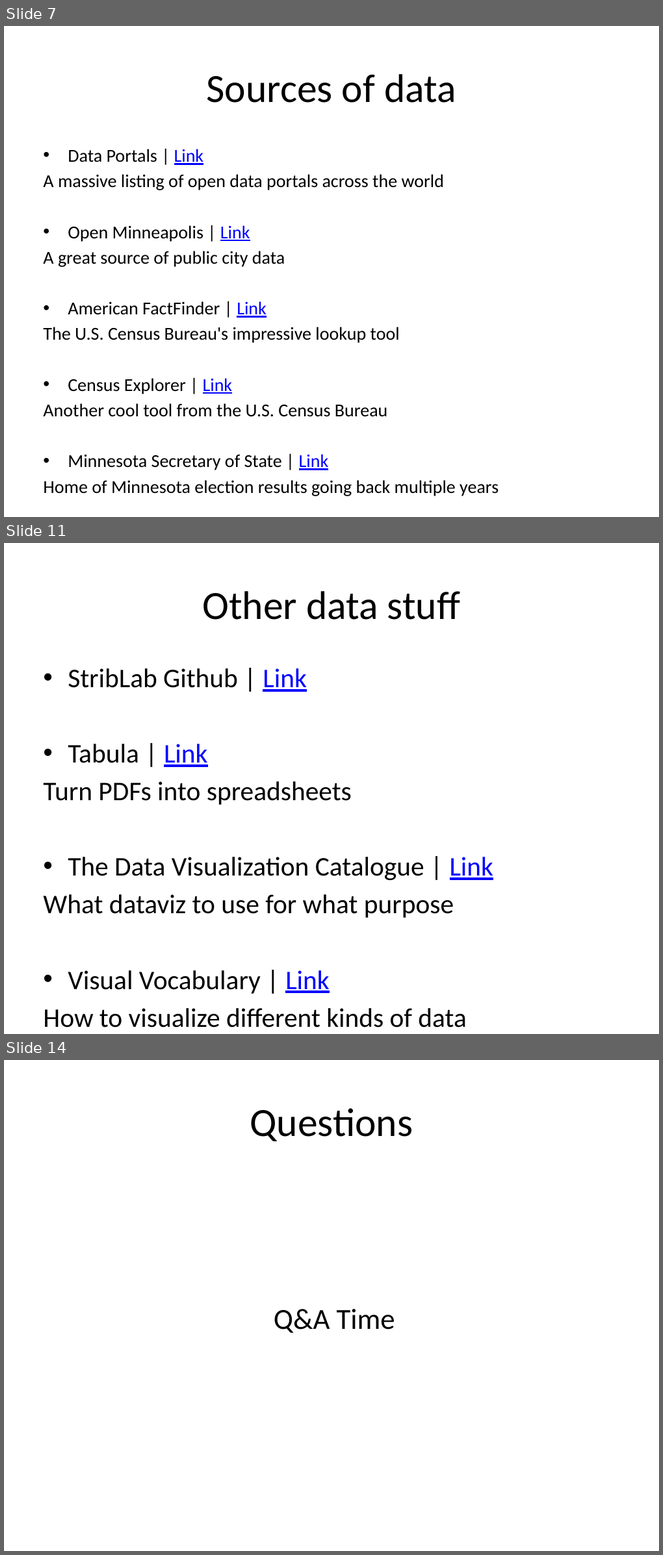
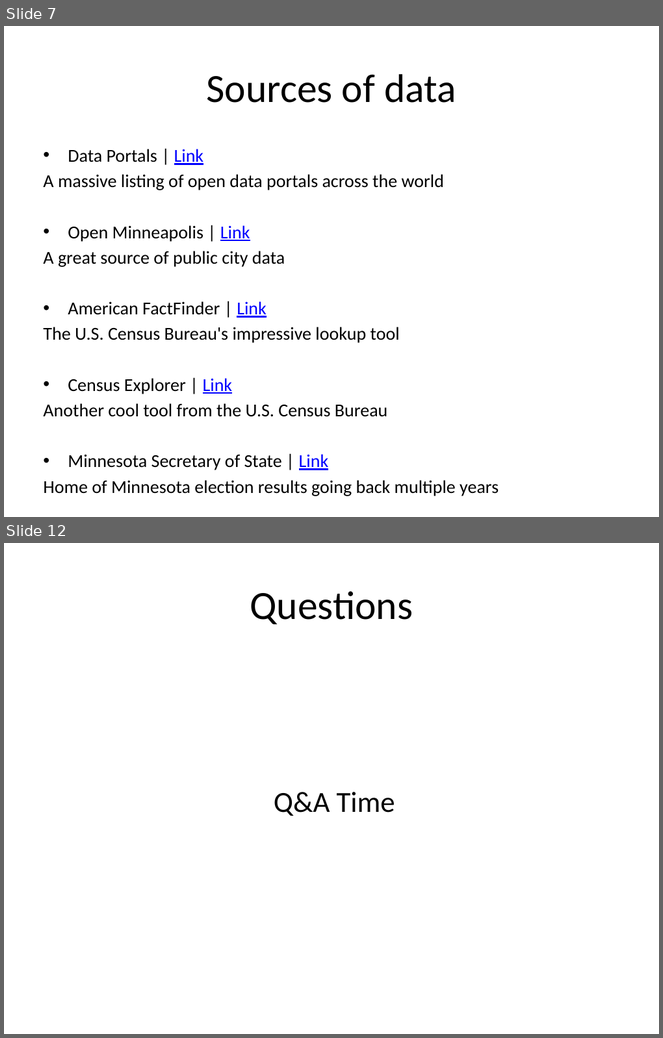
Before and after one commit to jeffhargarten/20181127-umn_class, a slide deck: data_presentation.pptx. Shown one above the other, each under a label of ours: slides 7, 11 and 14 before the commit, slides 7 and 12 after it; the slides between them are not shown. The pictures are 663x1555 and 663x1038 pixels, drawn with LibreOffice and Linux fonts; fonts in the diff are those of the drawing. Boxes give left, top, right and bottom in pixels: in the first picture for what was removed or moved away, otherwise in the second. Text is boxed around its words. In the diff, an @@ line names an element or a change of style, - is before the commit and + after.

```diff
--- a/data_presentation.pptx
+++ b/data_presentation.pptx
@@ slide 11 removed at (x1=4, y1=543, x2=659, y2=1034), background #FFFFFF @@
@@ title removed at (x1=202, y1=591, x2=460, y2=620) @@
-Other data stuff
@@ text removed at (x1=43, y1=668, x2=493, y2=1028) @@
-• StribLab Github | Link
-• Tabula | Link
-Turn PDFs into spreadsheets
-• The Data Visualization Catalogue | Link
-What dataviz to use for what purpose
-• Visual Vocabulary | Link
-How to visualize different kinds of data
@@ what was slide 14 is now slide 12 @@
```
Also in this commit, not shown: 6 slides changed, 1 other slide removed.
